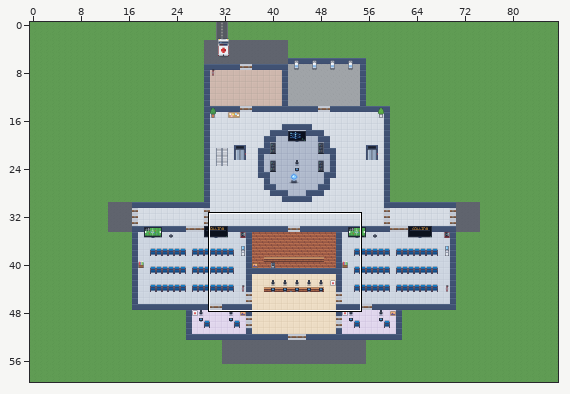
Two versions of a level (Tiled map (JSON), hospital2d/maps/floor0.tmj). Above, an overview of the earlier version with the close-up marked.
Close-up. Before:
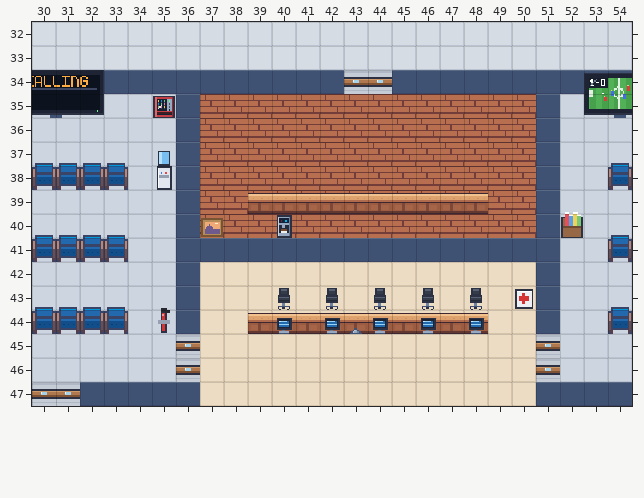
Cells are 16x16 px. Shown: x 30..54, y 32..47. The commit also changed other parts of the map, which this record leaves out.
Now the later version:
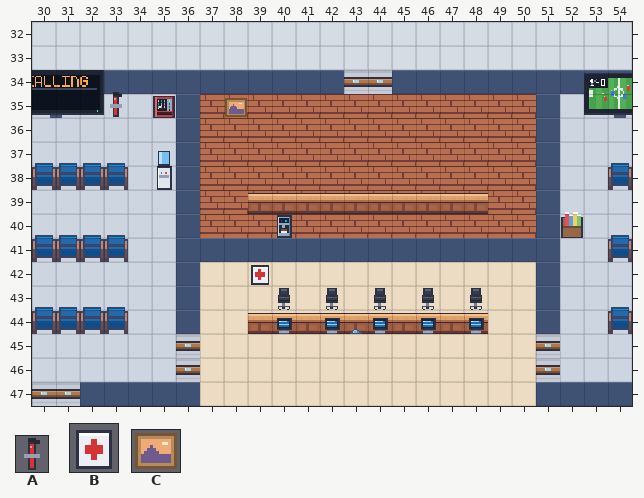
Key: from "hospital": A 29 "fire_extinguisher", B 30 "first_aid", C 40 "painting_1".
Objects are placed by their top-left corner, in cells (3,4 is the top-left corner of cell 3,4); size is 1x1 cell unless given.
Changes in this commit:
Layer "furniture":
changed: A "fire_extinguisher" at 35,43.9 size 1x1.1 -> A "fire_extinguisher" at 33,34.9 size 1x1.1
changed: C "painting_1" at 37,40.1 size 1x0.9 -> C "painting_1" at 38,35.1 size 1x0.9
changed: B "first_aid" at 50,43 -> B "first_aid" at 39,42
Boxes around the changes in both close-ups, in picture pixels (x1, y1, x2, y2):
new place: (110, 92, 122, 117)
new place: (225, 98, 247, 117)
old place: (201, 218, 223, 237)
new place: (251, 265, 269, 285)
old place: (515, 289, 533, 309)
old place: (158, 308, 170, 333)
